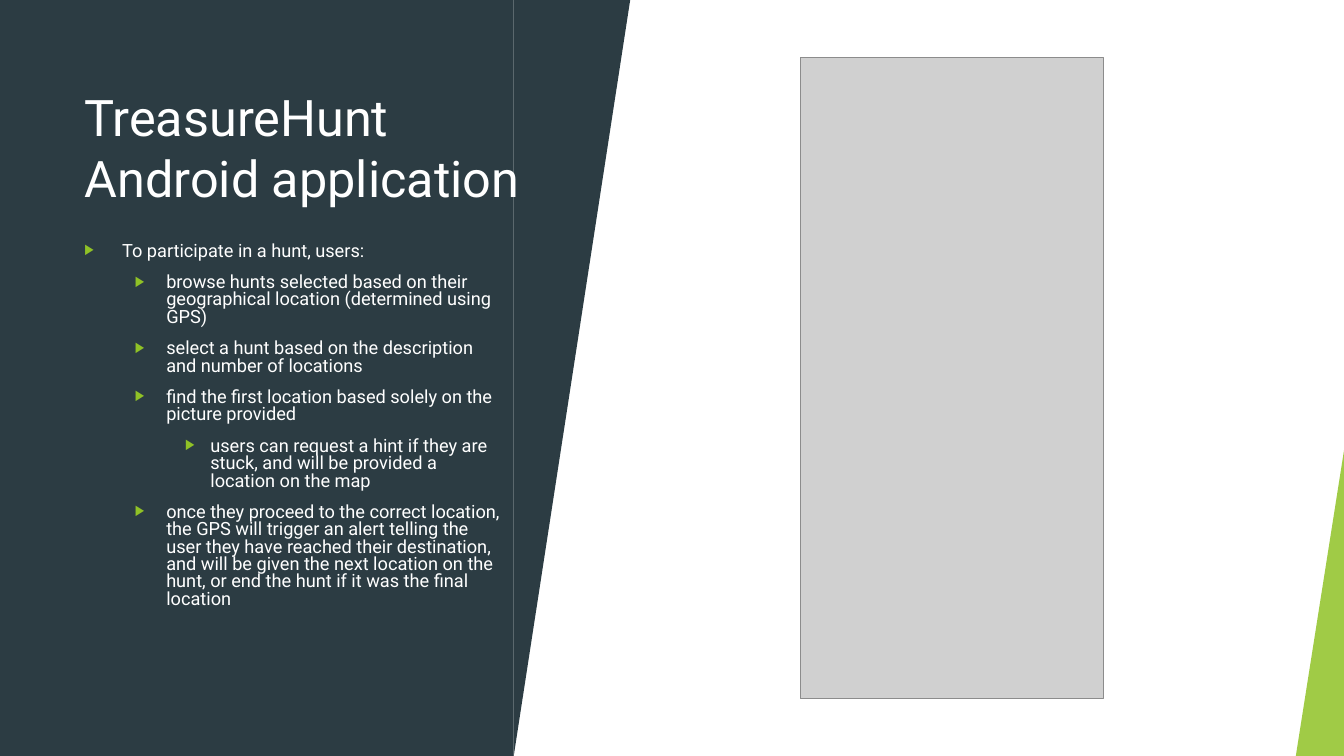
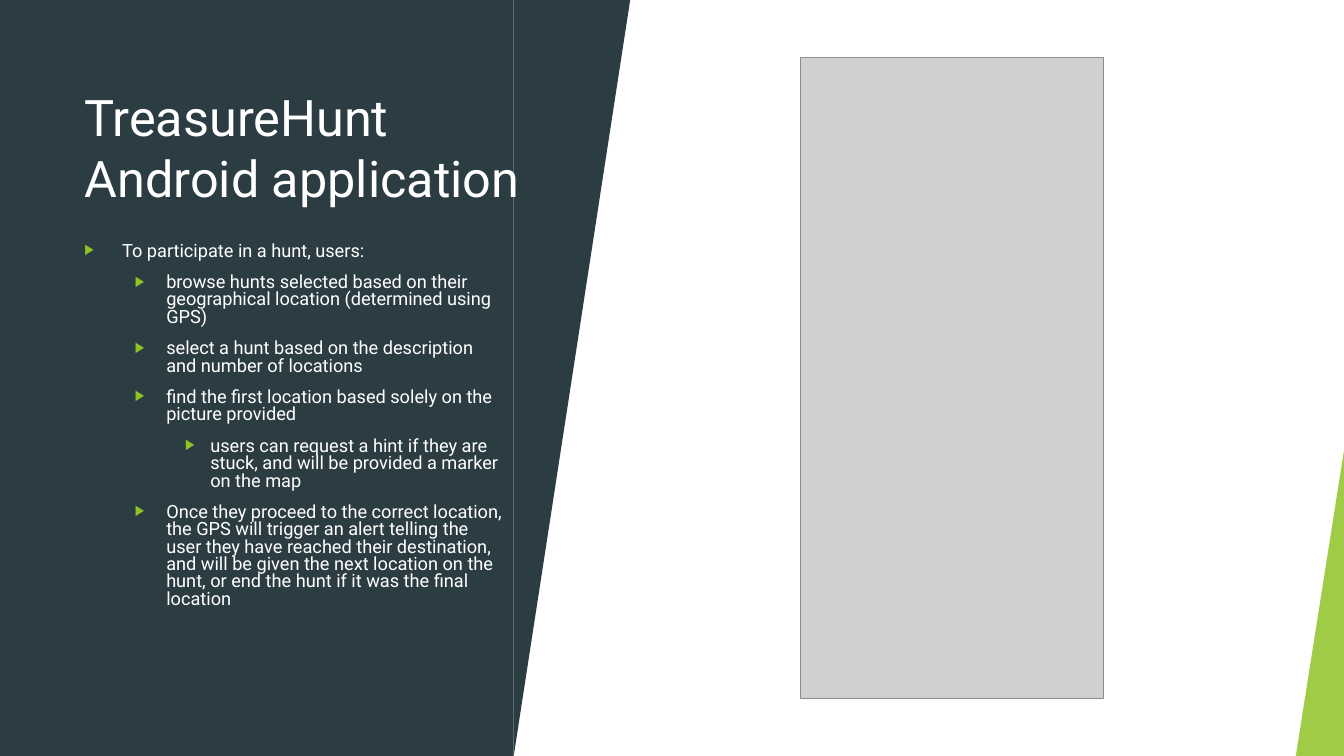
Before and after one commit to Martijn152/Cloud-Project-2020, a slide deck: slide 7 of Project report and presentation/TreasureHunt_Presentation.pptx. Drawn at 1344x756 pixels with LibreOffice and Linux fonts; fonts in the diff are those of the drawing; grey boxes stand for pictures. Boxes give left, top, right and bottom in pixels: in the first picture for what was removed or moved away, otherwise in the second. Text is boxed around its words. In the diff, an @@ line names an element or a change of style, - is before the commit and + after.

```diff
--- a/Project report and presentation/TreasureHunt_Presentation.pptx
+++ b/Project report and presentation/TreasureHunt_Presentation.pptx
@@ text at [166, 438, 501, 605]: text changed @@
-    ▶ users can request a hint if they are stuck, and will be provided a location on the map
-  ▶ once they proceed to the correct location, the GPS will trigger an alert telling the user they have reached their destination, and will be given the next location on the hunt, or end the hunt if it was the final location
+    ▶ users can request a hint if they are stuck, and will be provided a marker on the map
+  ▶ Once they proceed to the correct location, the GPS will trigger an alert telling the user they have reached their destination, and will be given the next location on the hunt, or end the hunt if it was the final location
```
Also in this commit, not shown: 3 other slides changed.
